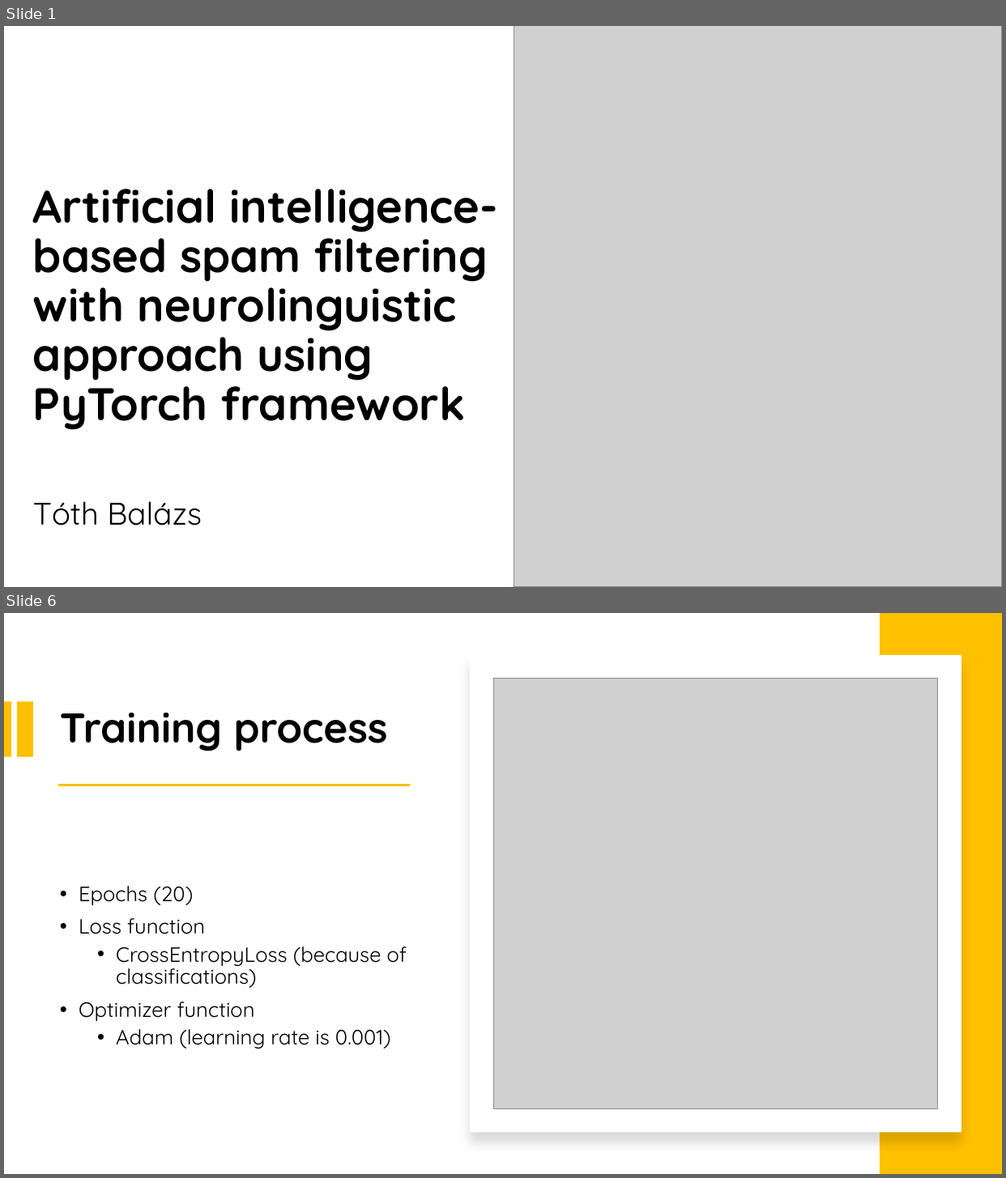
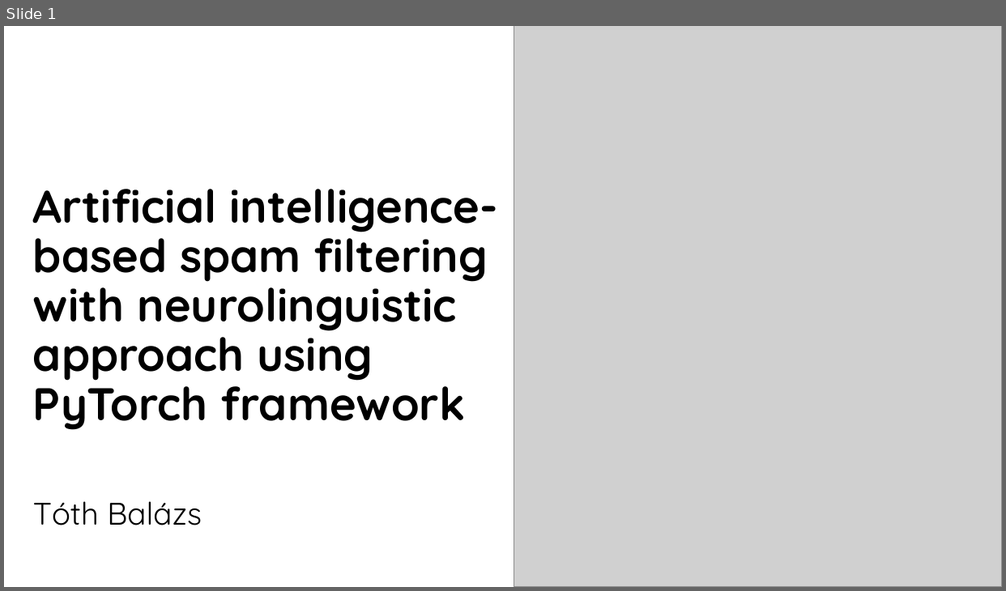
Before and after one commit to 0xbalazstoth/Projektmunka, a slide deck: publikacio/MWZX0D_PROJ_PREZ.pptx. Shown one above the other, each under a label of ours: slides 1 and 6 before the commit, slide 1 after it; the slides between them are not shown. The pictures are 1006x1178 and 1006x591 pixels, drawn with LibreOffice and Linux fonts; fonts in the diff are those of the drawing; grey boxes stand for pictures. Boxes give left, top, right and bottom in pixels: in the first picture for what was removed or moved away, otherwise in the second. Text is boxed around its words. In the diff, an @@ line names an element or a change of style, - is before the commit and + after.

```diff
--- a/publikacio/MWZX0D_PROJ_PREZ.pptx
+++ b/publikacio/MWZX0D_PROJ_PREZ.pptx
@@ slide 6 removed at <box>4,613,1002,1174</box>, background #FFFFFF @@
@@ rectangle removed at <box>880,613,1002,1174</box> @@
@@ rectangle removed at <box>470,655,961,1132</box> @@
@@ picture removed at <box>493,678,938,1109</box> @@
@@ rectangle removed at <box>4,701,11,756</box> @@
@@ rectangle removed at <box>17,701,32,756</box> @@
@@ title removed at <box>60,713,388,752</box> @@
-Training process
@@ rectangle removed at <box>58,785,411,786</box> @@
@@ text removed at <box>79,886,407,1049</box> @@
-• Epochs (20)
-• Loss function
-  • CrossEntropyLoss (because of classifications)
-• Optimizer function
-  • Adam (learning rate is 0.001)
```
Also in this commit, not shown: 4 slides changed, 6 slides added, 1 other slide removed, 28 other files.
